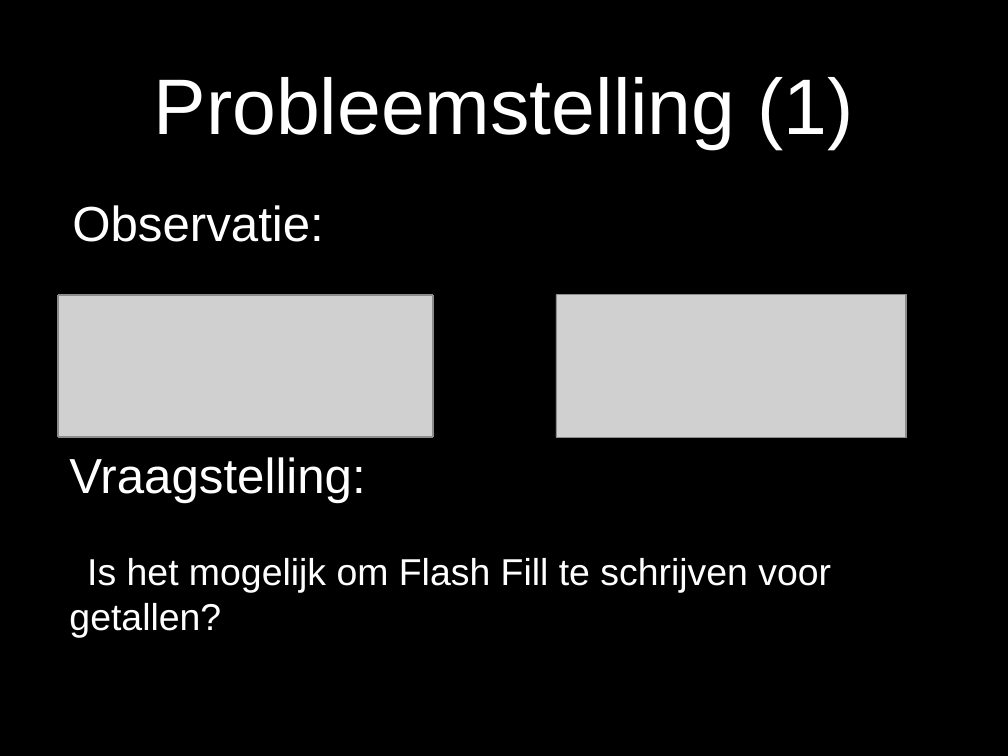
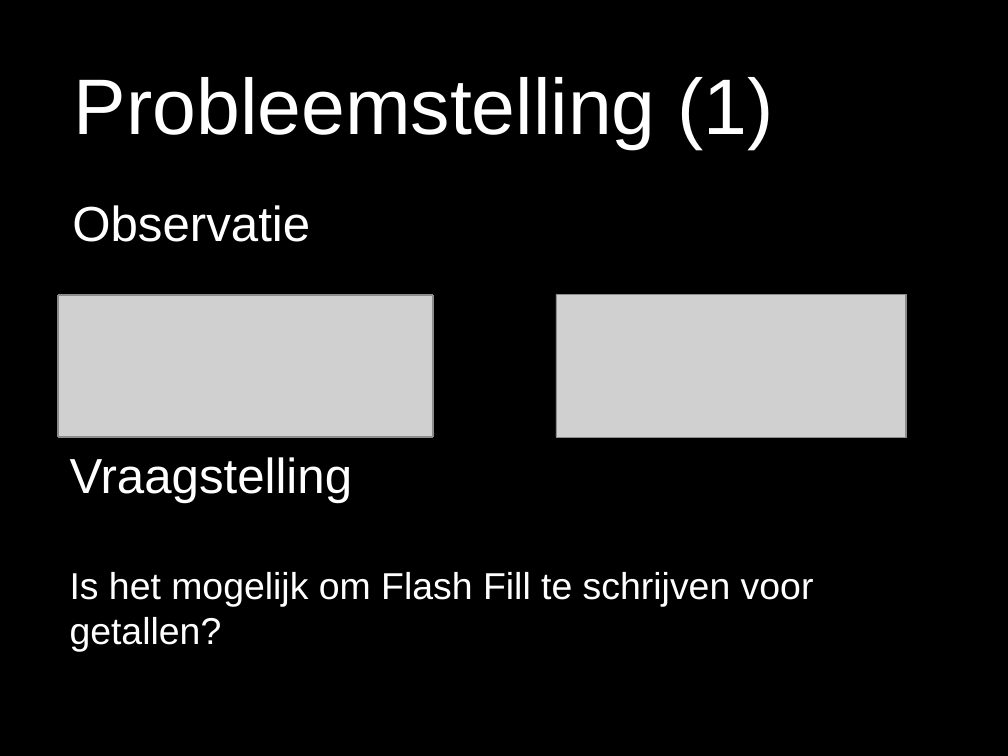
Before and after one commit to TomDeGroote/Bachelorproef, a slide deck: slide 2 of Probleemstelling/Presentatie/Probleemstelling.pptx. Drawn at 1008x756 pixels with LibreOffice and Linux fonts; fonts in the diff are those of the drawing; grey boxes stand for pictures. Boxes give left, top, right and bottom in pixels: in the first picture for what was removed or moved away, otherwise in the second. Text is boxed around its words. In the diff, an @@ line names an element or a change of style, - is before the commit and + after.

```diff
--- a/Probleemstelling/Presentatie/Probleemstelling.pptx
+++ b/Probleemstelling/Presentatie/Probleemstelling.pptx
@@ text "Probleemstelling (1)" at <box>74,77,773,150</box>: alignment centre to left @@
@@ text at <box>72,205,310,242</box>: text changed @@
-Observatie:
+Observatie
@@ text at <box>70,457,353,503</box>: text changed @@
-Vraagstelling:
+Vraagstelling
@@ text at <box>70,572,814,652</box>: list level 2 to 1 in "Is het mogelijk om Flash ..." @@
```
Also in this commit, not shown: 3 other slides changed, 3 other files.
